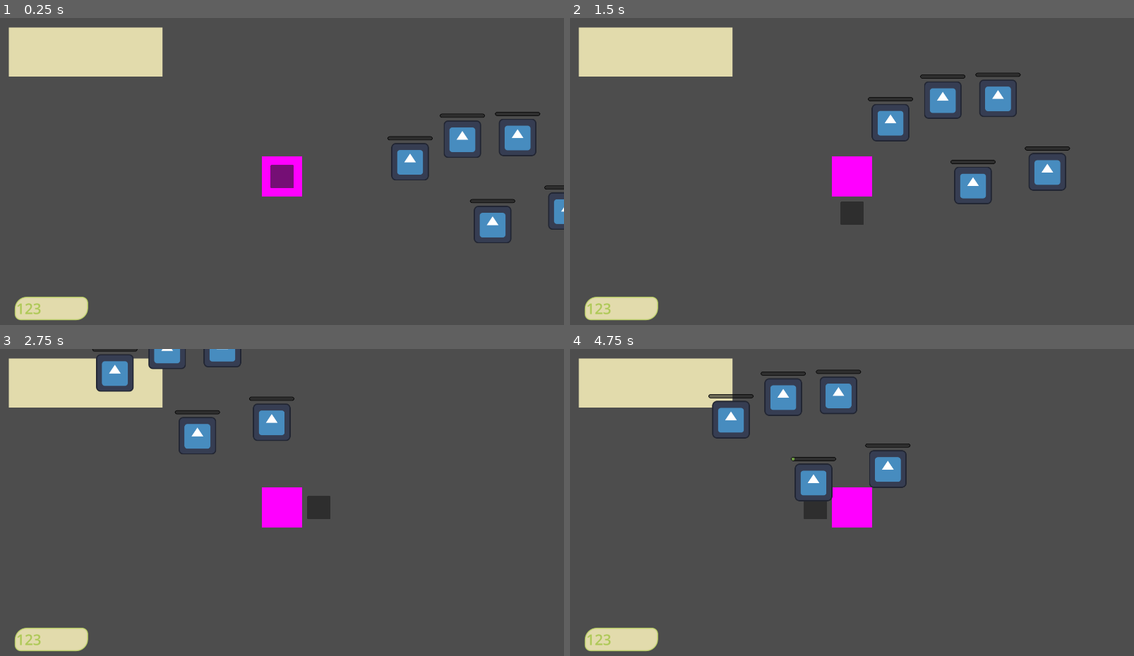
Above: before the commit, frames 1-4 (two rows, left to right).
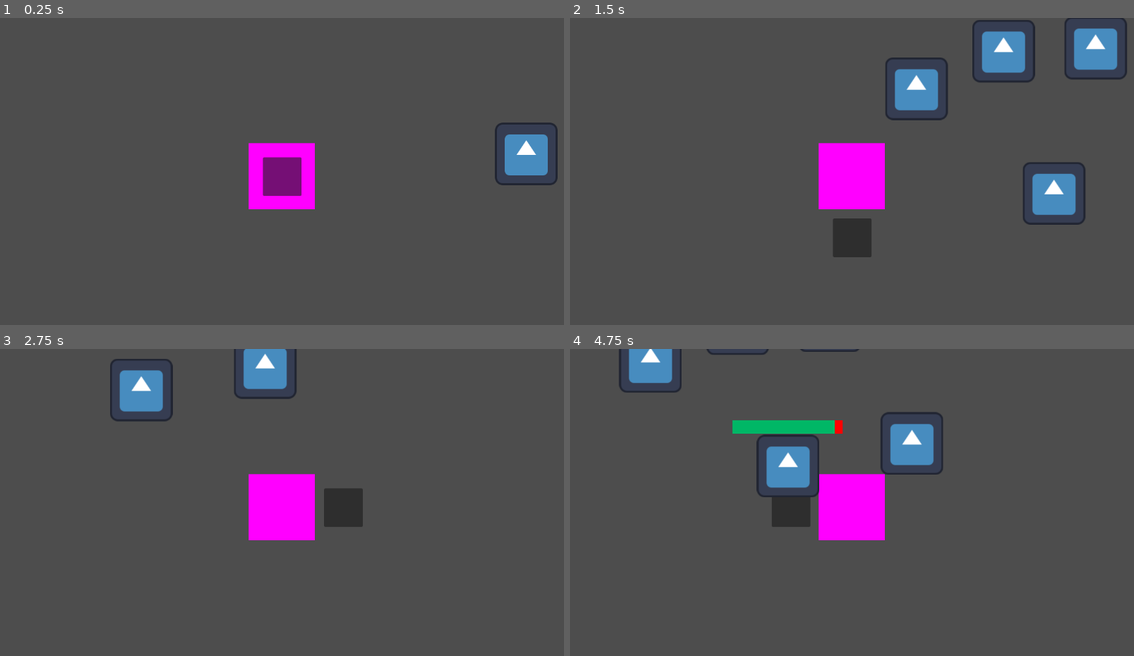
Above: after the commit, the same moments.

Repository: ThermobladeStudios/BambooBytes
Game: Godot game, scene res://world_map.tscn
Same seed, same stepped clock (60 frames per second), same inputs: the game is played once before the commit and once after it. The engine's default icon, where the game draws it, is replaced by a stand-in: a white triangle on a blue panel in a dark square.
Inputs:
- Up to frame 1 (0.25 s): no input
- Up to frame 2 (1.5 s): tap Enter at 0.5 s; hold D (Right) 0.53-1.28 s; hold Shift (Sprint) 0.53-1.28 s; tap Space at 1.25 s; hold S (Down) from 1.28 s (still down); tap Shift (Sprint) at 1.35 s
- Up to frame 3 (2.75 s): release S (Down) at 2.03 s; hold D (Right) from 2.03 s (still down); hold Shift (Sprint) from 2.03 s (still down)
- Up to frame 4 (4.75 s): release D (Right) at 2.78 s; release Shift (Sprint) at 2.78 s; hold W (Up) 2.78-3.53 s; tap Shift (Sprint) at 2.85, 4.35 s; tap Enter at 3.5 s; hold Shift (Sprint) 3.53-4.28 s; hold A (Left) from 3.53 s (still down); tap Space at 4.25 s

The runs differ from the first frame. In frame 1, 11% of the frame differs, in the area x 1-100%, y 2-99%; in frame 2, 15%, in the area x 1-99%, y 0-99%; in frame 3, 11%; in frame 4, 14%.

Commit message:
Changed Healthbar
Invisible when full
Regrow progress is seen
hide cursor

Diff:
--- a/BambooBytes/World Objects/bamboo.gd
+++ b/BambooBytes/World Objects/bamboo.gd
@@ -19,22 +19,25 @@
 # Called when the node enters the scene tree for the first time.
 func _ready():
 	bar.max_value = totalTime
-	currTime = 0
+	currTime = totalTime
 
 
 # Called every frame. 'delta' is the elapsed time since the previous frame.
 func _process(delta):
 	bar.value = currTime
-	if(currTime >= totalTime):
+	if(currTime == totalTime):
+		bar.visible=false
+	else:
+		bar.visible = true
+	if(currTime <= 0 && tree_is_chopped == false):
 		treesprite.visible = false
-		currTime = 0
+		currTime = growthbar
 		tree_is_chopped = true
 		regrow.start()
 
 
 func _on_area_2d_area_entered(body):
 	x+=1
-
 	if(x != 0):
 		timer.start()
 
@@ -49,7 +52,7 @@
 
 func _on_timer_timeout():
 	if(tree_is_chopped == false):
-		currTime += Player.strength*(x)
+		currTime -= Player.strength*(x)
 		print(currTime)
 		var tween = get_tree().create_tween()
 		tween.tween_property(bar, "value", currTime, 0.4).set_trans(Tween.TRANS_LINEAR)
@@ -57,6 +60,7 @@
 
 func _on_regrow_timeout():
 	growthbar += 1*regrowRate
+	currTime = growthbar
 	if(growthbar >= totalTime):
 		growthbar = 0
 		treesprite.visible = true
--- a/BambooBytes/World Objects/bamboo.tscn
+++ b/BambooBytes/World Objects/bamboo.tscn
@@ -10,38 +10,46 @@
 [sub_resource type="CircleShape2D" id="CircleShape2D_a3f4a"]
 radius = 91.022
 
+[sub_resource type="StyleBoxFlat" id="StyleBoxFlat_j8c0h"]
+bg_color = Color(1, 0, 0, 1)
+
+[sub_resource type="StyleBoxFlat" id="StyleBoxFlat_g0ucb"]
+bg_color = Color(0, 0.717647, 0.4, 1)
+
 [node name="Bamboo" type="StaticBody2D"]
+position = Vector2(22, 11)
 script = ExtResource("1_lu5k4")
 
 [node name="CollisionShape2D" type="CollisionShape2D" parent="."]
+position = Vector2(62.5, 3.5)
 shape = SubResource("RectangleShape2D_mbx12")
 
 [node name="Sprite2D" type="Sprite2D" parent="."]
+position = Vector2(63, 4)
 texture = ExtResource("1_4pjnd")
 
 [node name="Area2D" type="Area2D" parent="."]
 
 [node name="CollisionShape2D" type="CollisionShape2D" parent="Area2D"]
+position = Vector2(63, 2)
 shape = SubResource("CircleShape2D_a3f4a")
+
+[node name="Regrow" type="Timer" parent="."]
+
+[node name="ChopProgress" type="ProgressBar" parent="."]
+offset_left = -50.0
+offset_top = -89.0
+offset_right = 175.0
+offset_bottom = -62.0
+theme = ExtResource("3_janbm")
+theme_override_styles/background = SubResource("StyleBoxFlat_j8c0h")
+theme_override_styles/fill = SubResource("StyleBoxFlat_g0ucb")
+value = 50.0
+show_percentage = false
 
 [node name="Timer" type="Timer" parent="."]
 
-[node name="ChopProgress" type="ProgressBar" parent="."]
-anchors_preset = -1
-anchor_left = 0.5
-anchor_right = 0.5
-offset_left = -75.0
-offset_top = -85.0
-offset_right = 75.0
-offset_bottom = -75.0
-grow_horizontal = 2
-theme = ExtResource("3_pao7u")
-value = 50.0
-show_percentage = false
-
-[node name="Regrow" type="Timer" parent="."]
-
 [connection signal="area_entered" from="Area2D" to="." method="_on_area_2d_area_entered"]
 [connection signal="area_exited" from="Area2D" to="." method="_on_area_2d_area_exited"]
+[connection signal="timeout" from="Regrow" to="." method="_on_regrow_timeout"]
 [connection signal="timeout" from="Timer" to="." method="_on_timer_timeout"]
-[connection signal="timeout" from="Regrow" to="." method="_on_regrow_timeout"]
--- a/BambooBytes/project.godot
+++ b/BambooBytes/project.godot
@@ -18,12 +18,6 @@
 [audio]
 
 driver/enable_input=true
-
-[display]
-
-window/size/viewport_width=1920
-window/size/viewport_height=1080
-window/size/mode=3
 
 [input]
 
--- /dev/null
+++ b/BambooBytes/world_map.gd
@@ -0,0 +1,11 @@
+extends Node2D
+
+
+# Called when the node enters the scene tree for the first time.
+func _ready():
+	DisplayServer.mouse_set_mode(DisplayServer.MOUSE_MODE_HIDDEN)
+
+
+# Called every frame. 'delta' is the elapsed time since the previous frame.
+func _process(delta):
+	pass
--- a/BambooBytes/world_map.tscn
+++ b/BambooBytes/world_map.tscn
@@ -1,11 +1,13 @@
-[gd_scene load_steps=5 format=3 uid="uid://mnn5g6w357kh"]
+[gd_scene load_steps=6 format=3 uid="uid://mnn5g6w357kh"]
 
 [ext_resource type="PackedScene" uid="uid://nie7s6lxy6mj" path="res://Player/Player.tscn" id="1_jf1yx"]
+[ext_resource type="Script" path="res://world_map.gd" id="1_y8ul0"]
 [ext_resource type="AudioStream" uid="uid://cxic7tjfpwcht" path="res://Assets/Music/onlymp3.to-Zelda-_-Chill-_-Minuet-of-Forest-_Mikel-Lofi-Remix_-2LKLzLZfCWg-256k-1656789788888.ogg" id="2_avsyx"]
 [ext_resource type="PackedScene" uid="uid://de42f5ojp3ke0" path="res://World Objects/bamboo.tscn" id="3_lclw5"]
 [ext_resource type="PackedScene" uid="uid://qao2030pgiqi" path="res://GUI.tscn" id="4_ikdba"]
 
 [node name="World Map" type="Node2D"]
+script = ExtResource("1_y8ul0")
 
 [node name="Player" parent="." instance=ExtResource("1_jf1yx")]
 
@@ -20,22 +22,22 @@
 offset_right = 960.0
 offset_bottom = 540.0
 
-[node name="Testing Collision" type="Node2D" parent="."]
+[node name="Bamboos" type="Node2D" parent="."]
 position = Vector2(541, 60)
 
-[node name="Bamboo" parent="Testing Collision" instance=ExtResource("3_lclw5")]
+[node name="Bamboo" parent="Bamboos" instance=ExtResource("3_lclw5")]
 position = Vector2(-105, -110)
 
-[node name="Bamboo2" parent="Testing Collision" instance=ExtResource("3_lclw5")]
+[node name="Bamboo2" parent="Bamboos" instance=ExtResource("3_lclw5")]
 position = Vector2(429, 58)
 
-[node name="Bamboo3" parent="Testing Collision" instance=ExtResource("3_lclw5")]
+[node name="Bamboo3" parent="Bamboos" instance=ExtResource("3_lclw5")]
 position = Vector2(176, 104)
 
-[node name="Bamboo4" parent="Testing Collision" instance=ExtResource("3_lclw5")]
+[node name="Bamboo4" parent="Bamboos" instance=ExtResource("3_lclw5")]
 position = Vector2(261, -193)
 
-[node name="Bamboo5" parent="Testing Collision" instance=ExtResource("3_lclw5")]
+[node name="Bamboo5" parent="Bamboos" instance=ExtResource("3_lclw5")]
 position = Vector2(73, -187)
 
 [node name="AudioStreamPlayer" type="AudioStreamPlayer" parent="."]
Not shown: 1 places in BambooBytes/World Objects/bamboo.tscn that only renumber resources
